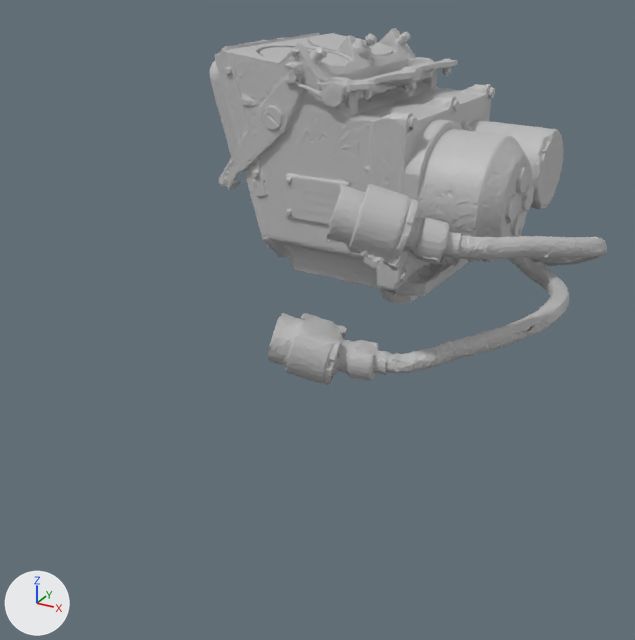
The FBX model Assets/Art/Assets/TargettingScope/Meshes/TargettingScope_Geo.fbx: old version first, new version second.
The view is the same before and after, from a camera (50 mm lens) standing at (0.228, -0.523, 0.156) and looking at (-0.002, -0.105, -0.053). Every picture has the same lights, and +X, +Y and +Z are marked at lower left. Where no turn or scale is listed for an object, it has been applied to the vertices.

The first picture shows 'Fuse_01_Geo', 'Fuse_02_Geo', 'Hoses_Geo', 'Lense_01_Geo', 'Lense_02_Geo', 'MainBody_Geo', 'Plug_01_Geo', 'Plug_02_Geo'.
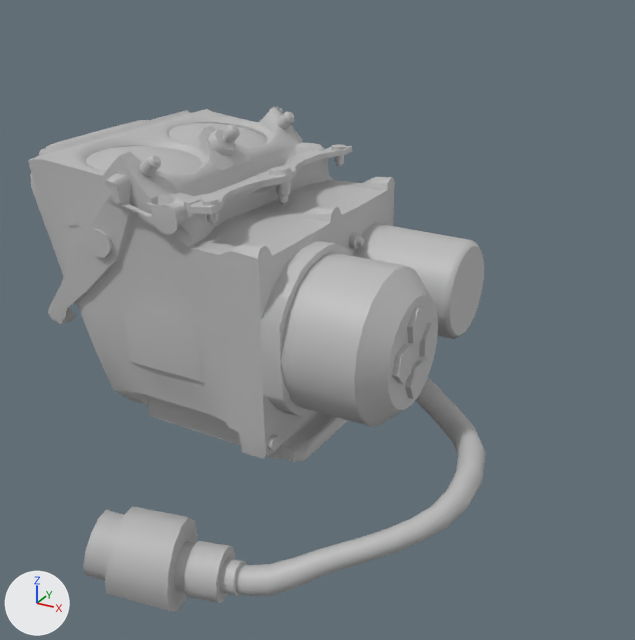
Where the change shows, as pixel boxes (x1, y1, x2, y2) in the pictures (635 x 640 px):
'Main_Body_Geo', added
    after: (28, 106, 395, 462)
'MainBody_Geo', deleted
    before: (210, 28, 495, 296)
'Fuse_01_Geo', reshaped, moved
    before: (469, 118, 563, 209)
    after: (281, 253, 438, 426)
'Fuse_02_Geo', reshaped, moved
    before: (404, 120, 534, 263)
    after: (353, 223, 484, 339)
'Cable_Geo', added
    after: (236, 377, 486, 596)
'Hoses_Geo', deleted
    before: (382, 233, 607, 375)
'Plug_01_Geo', deleted
    before: (326, 184, 459, 271)
'Plug_Cap_02_Geo', added
    after: (105, 506, 198, 612)
'Plug_02_Geo', deleted
    before: (268, 313, 385, 385)
'Wire_Base_Geo', added
    after: (174, 541, 235, 603)
'Lense_02_Geo', moved
    before: (309, 36, 392, 56)
    after: (86, 146, 202, 175)
'Bolts_Geo', added
    after: (88, 108, 364, 459)
'Lense_01_Geo', moved
    before: (260, 47, 349, 67)
    after: (169, 123, 267, 147)
'Plug_Cap_01_Geo', added
    after: (83, 510, 124, 580)
'Flash_Geo', added
    after: (206, 124, 240, 156)
'Wire_Plug_Geo', added
    after: (219, 558, 246, 596)
'Goggle_Internals_Geo', added
    after: (115, 122, 268, 148)
part 1 of me_mesh_007, deleted
    before: (404, 120, 534, 263)
part 2 of me_mesh_007, added
    after: (353, 223, 484, 339)
part 3 of me_mesh_006, deleted
    before: (469, 118, 563, 209)
part 4 of me_mesh_006, added
    after: (281, 253, 438, 426)

What changed in the scene script:
```text
Change me_mesh_006:
    remove me_mesh_006.from_pydata(...)  # 1042 vertices, 2018 faces; spans x 0.0363..0.0977, y 0.0086..0.0666, z 0.0667..0.1318
    remove me_mesh_006.materials.append(mat_lambert1)  # grey #bcbcbc
    add me_mesh_006.from_pydata(...)  # 113 vertices, 108 faces; spans x -0.0293..0.0298, y -0.04..0.0399, z -0.04..0.04
    me_mesh_006 part 3: 1042 vertices removed from x 0.0363..0.0977, y 0.0086..0.0666, z 0.0667..0.1318
    me_mesh_006 part 4: 113 vertices added at x -0.0293..0.0298, y -0.04..0.0399, z -0.04..0.04
    add me_mesh_006.materials.append(mat_targettingscope_fixings_mat)  # grey #bcbcbc
Change me_mesh_007:
    remove me_mesh_007.from_pydata(...)  # 1778 vertices, 3462 faces; spans x 0.0341..0.099, y -0.0733..0.0098, z 0.0522..0.1413
    remove me_mesh_007.materials.append(mat_lambert1)  # grey #bcbcbc
    add me_mesh_007.from_pydata(...)  # 61 vertices, 60 faces; spans x -0.0301..0.0357, y -0.0281..0.0282, z -0.0282..0.0279
    me_mesh_007 part 1: 1778 vertices removed from x 0.0341..0.099, y -0.0733..0.0098, z 0.0522..0.1413
    me_mesh_007 part 2: 61 vertices added at x -0.0301..0.0357, y -0.0281..0.0282, z -0.0282..0.0279
    add me_mesh_007.materials.append(mat_targettingscope_fixings_mat)  # grey #bcbcbc
Remove ob_plug_02_geo:
    ob_plug_02_geo = bpy.data.objects.new('Plug_02_Geo', me_mesh_003)
Change ob_fuse_01_geo:
    ob_fuse_01_geo.location: (-0.0142, 0.037, -0.0932) -> (0.0582, -0.1673, -0.0272)
Change ob_fuse_02_geo:
    ob_fuse_02_geo.location: (-0.0142, 0.037, -0.0932) -> (0.0506, -0.0955, -0.0204)
Remove ob_hoses_geo:
    ob_hoses_geo = bpy.data.objects.new('Hoses_Geo', me_mesh_009)
Change ob_lense_02_geo:
    ob_lense_02_geo.location: (-0.0735, 0.0748, 0.0802) -> (-0.0722, -0.1654, 0.051)
Remove ob_plug_01_geo:
    ob_plug_01_geo = bpy.data.objects.new('Plug_01_Geo', me_mesh_002)
Change ob_lense_01_geo:
    ob_lense_01_geo.location: (-0.0737, 0.0077, 0.079) -> (-0.0735, -0.0987, 0.0456)
Remove ob_mainbody_geo:
    ob_mainbody_geo = bpy.data.objects.new('MainBody_Geo', me_mesh_005)
Add ob_main_body_geo:
    ob_main_body_geo = bpy.data.objects.new('Main_Body_Geo', me_mesh_011)  # 1785 vertices, 1867 faces; spans x -0.135..0.037, y -0.211..-0.045, z -0.103..0.061; in mat_mainbody_mat (grey #bcbcbc)
    ob_main_body_geo.location = (0.0, 0.0, 0.0)
Add ob_bolts_geo:
    ob_bolts_geo = bpy.data.objects.new('Bolts_Geo', me_mesh_010)  # 956 vertices, 912 faces; spans x -0.078..0.078, y -0.081..0.081, z -0.079..0.079; in mat_targettingscope_fixings_mat (grey #bcbcbc)
    ob_bolts_geo.location = (-0.0454, -0.1263, -0.0186)
Add ob_cable_geo:
    ob_cable_geo = bpy.data.objects.new('Cable_Geo', me_mesh_006_1)  # 304 vertices, 288 faces; spans x 0.031..0.135, y -0.136..0.018, z 0.006..0.077; in mat_targettingscope_fixings_mat (grey #bcbcbc)
    ob_cable_geo.location = (-0.0082, -0.1335, -0.1226)
Add ob_plug_cap_02_geo:
    ob_plug_cap_02_geo = bpy.data.objects.new('Plug_Cap_02_Geo', me_mesh_001_1)  # 26 vertices, 36 faces; spans x -0.0206..0.0204, y -0.0244..0.0248, z -0.0236..0.0226; in mat_targettingscope_fixings_mat (grey #bcbcbc)
    ob_plug_cap_02_geo.location = (0.0036, -0.273, -0.1059)
Add ob_wire_base_geo:
    ob_wire_base_geo = bpy.data.objects.new('Wire_Base_Geo', me_mesh_002_1)  # 49 vertices, 48 faces; spans x -0.0229..0.0104, y -0.0174..0.0148, z -0.0131..0.0131; in mat_targettingscope_fixings_mat (grey #bcbcbc)
    ob_wire_base_geo.location = (0.0303, -0.2654, -0.109)
Add ob_goggle_internals_geo:
    ob_goggle_internals_geo = bpy.data.objects.new('Goggle_Internals_Geo', me_mesh_012)  # 106 vertices, 104 faces; spans x -0.0295..0.0295, y -0.0621..0.0621, z -0.0168..0.0168; in mat_mainbody_mat (grey #bcbcbc)
    ob_goggle_internals_geo.location = (-0.0729, -0.1323, 0.0344)
Add ob_wire_plug_geo:
    ob_wire_plug_geo = bpy.data.objects.new('Wire_Plug_Geo', me_mesh_005_1)  # 25 vertices, 24 faces; spans x -0.0024..0.0092, y -0.0077..0.0094, z -0.0079..0.0079; in mat_targettingscope_fixings_mat (grey #bcbcbc)
    ob_wire_plug_geo.location = (0.0373, -0.2643, -0.1092)
Add ob_flash_geo:
    ob_flash_geo = bpy.data.objects.new('Flash_Geo', me_mesh_008_1)  # 65 vertices, 64 faces; spans x -0.0175..0.0011, y -0.0081..0.0086, z -0.017..0.0018; in mat_targettingscope_fixings_mat (grey #bcbcbc)
    ob_flash_geo.location = (-0.0357, -0.1332, 0.0618)
Add ob_plug_cap_01_geo:
    ob_plug_cap_01_geo = bpy.data.objects.new('Plug_Cap_01_Geo', me_mesh_1)  # 25 vertices, 24 faces; spans x -0.0053..0.0208, y -0.0149..0.0197, z -0.0181..0.0153; in mat_targettingscope_fixings_mat (grey #bcbcbc)
    ob_plug_cap_01_geo.location = (-0.0218, -0.2805, -0.102)
```
